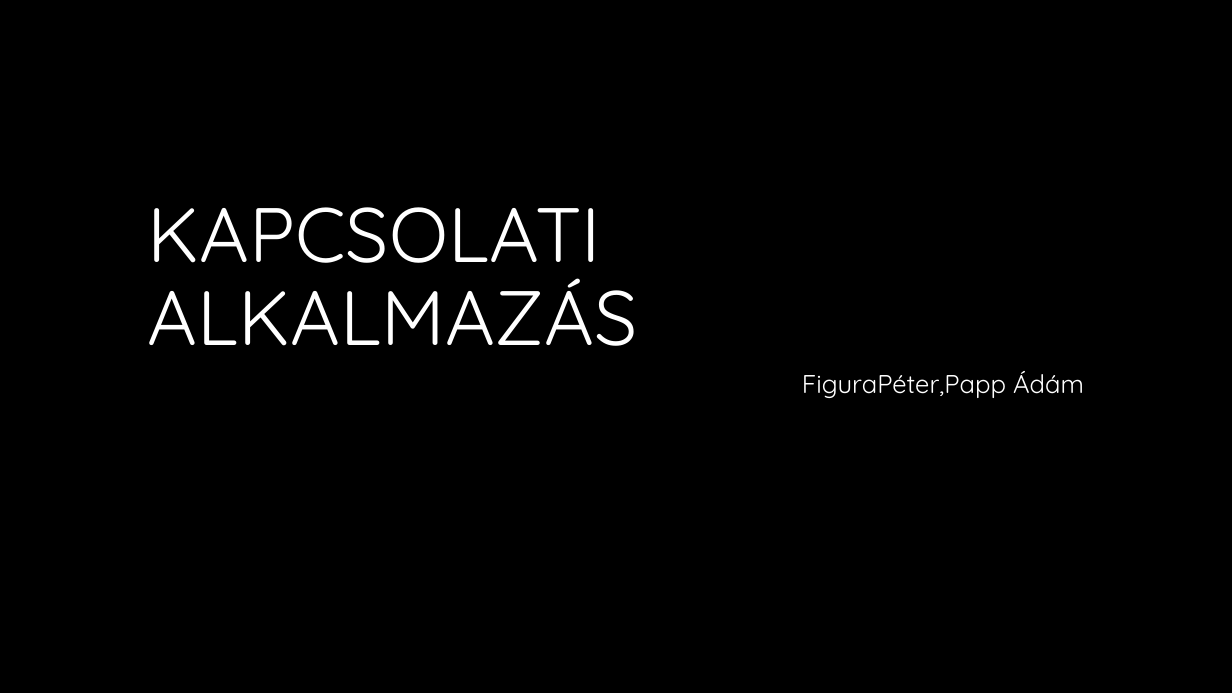
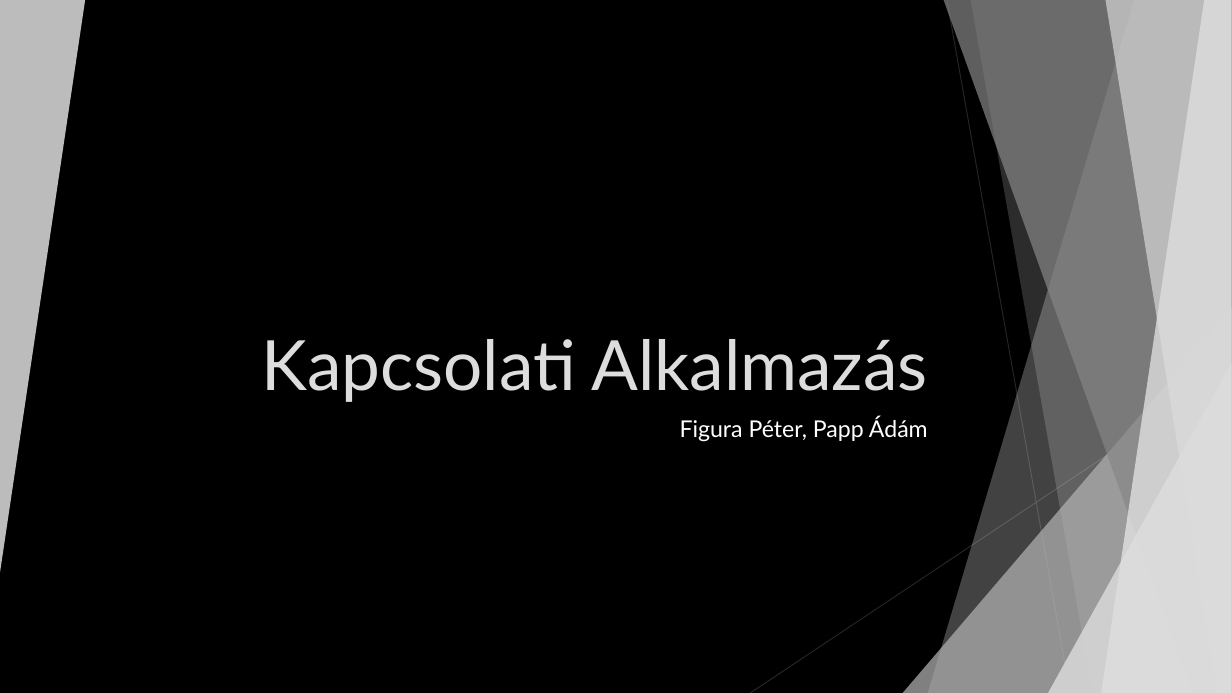
Before and after one commit to figurapeter-10327-hue/rudolfosujitottrepo, a slide deck: slide 1 of Kapcsolati ALkalmazás.pptx. Drawn at 1232x693 pixels with LibreOffice and Linux fonts; fonts in the diff are those of the drawing; background and template pictures are left out. Boxes give left, top, right and bottom in pixels: in the first picture for what was removed or moved away, otherwise in the second. Text is boxed around its words. In the diff, an @@ line names an element or a change of style, - is before the commit and + after.

```diff
--- a/Kapcsolati ALkalmazás.pptx
+++ b/Kapcsolati ALkalmazás.pptx
@@ group added at (0, 0, 1232, 693): 5 freeform shapes, 3 triangles, 2 lines @@
@@ title at (262, 339, 927, 402): text changed; size 60 to 54 pt; font Quicksand to Lato; text colour #FFFFFF to #DDDDDD @@
-KAPCSOLATI ALKALMAZÁS
+Kapcsolati Alkalmazás
@@ subtitle at (680, 416, 928, 442): text changed; size 20 to 18 pt; font Quicksand to Lato @@
-FiguraPéter,Papp Ádám
+Figura Péter, Papp Ádám
```
Also in this commit, not shown: 8 other slides changed.
